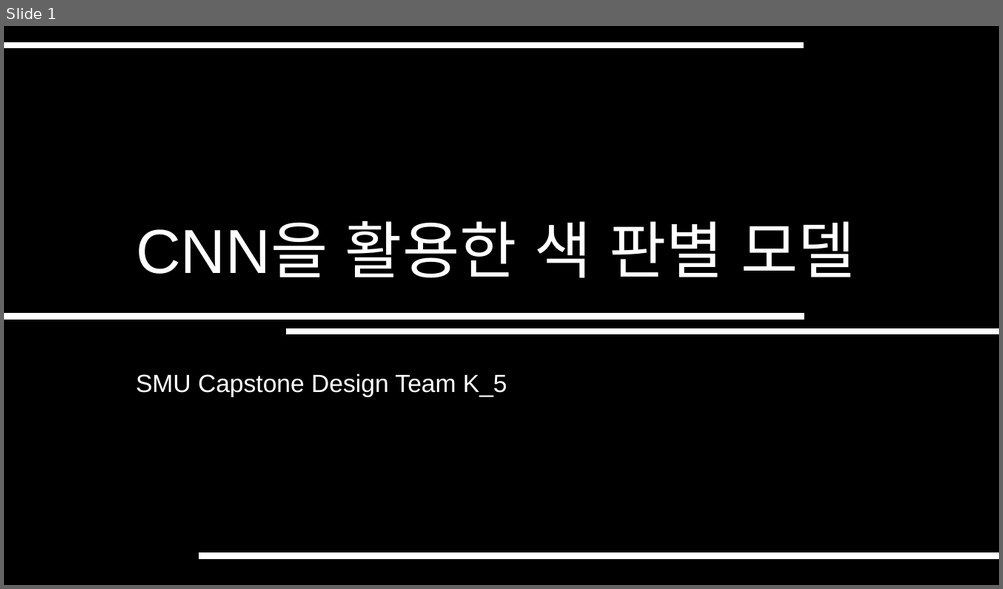
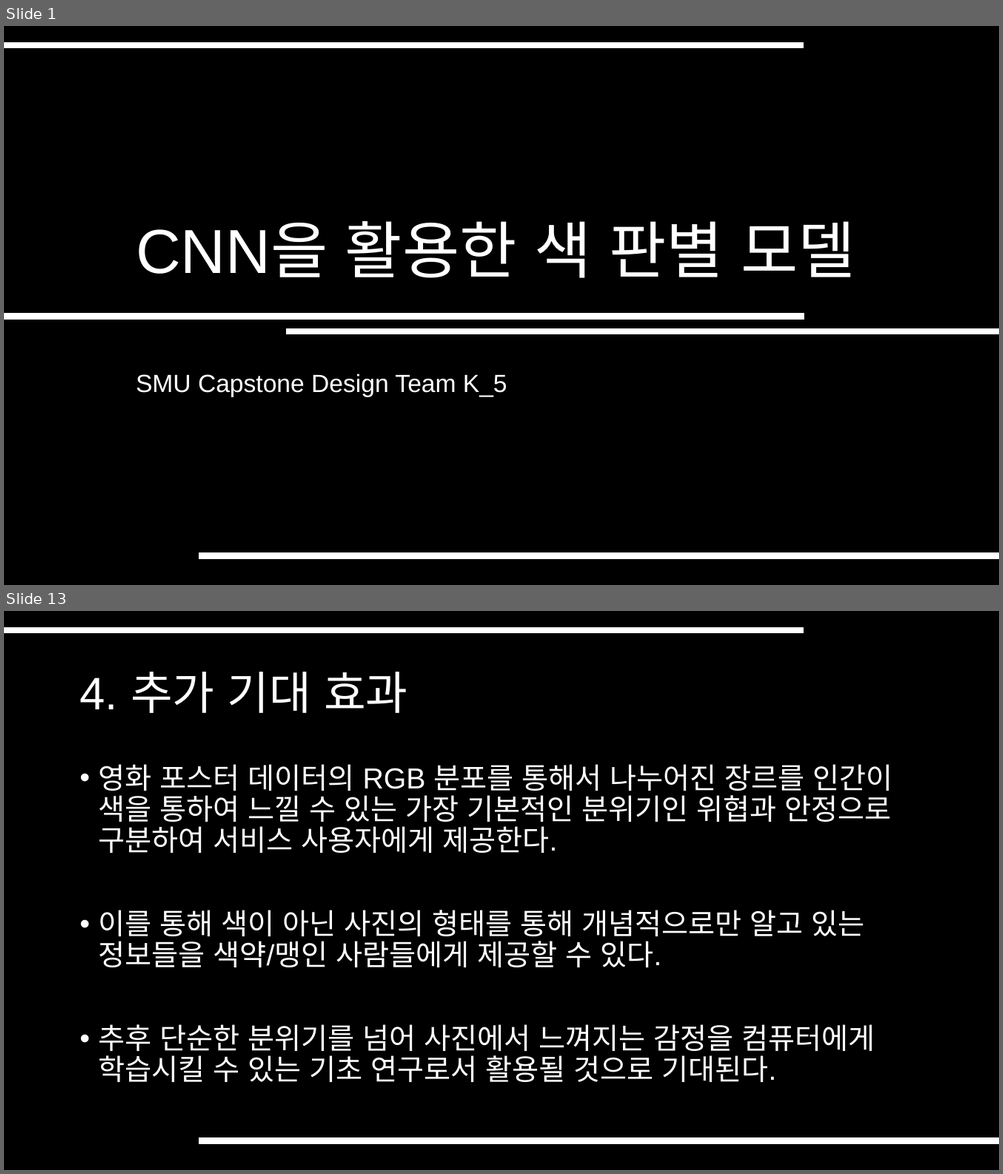
Before and after one commit to SeungHwanK/Team-K_5, a slide deck: 2. 김종욱 교수님 미팅 준비 자료/Subjects.pptx. Shown one above the other, each under a label of ours: slide 1 before the commit, slides 1 and 13 after it; the slides between them are not shown. The pictures are 1003x589 and 1003x1174 pixels, drawn with LibreOffice and Linux fonts; fonts in the diff are those of the drawing. Boxes give left, top, right and bottom in pixels: in the first picture for what was removed or moved away, otherwise in the second. Text is boxed around its words. In the diff, an @@ line names an element or a change of style, - is before the commit and + after.

Commit message:
[#0002-3] 김종욱 교수님 미팅 자료 작성
[2번 과제]
ppt v.1.0.0 업로드
변경사항
- 2번 항목 내용 보강
- 4번 항목 내용 추가

```diff
--- a/2. 김종욱 교수님 미팅 준비 자료/Subjects.pptx
+++ b/2. 김종욱 교수님 미팅 준비 자료/Subjects.pptx
@@ slide 13 added at bbox=[4, 611, 999, 1170], background #000000; not listed: 1 template element that a slide beside it also shows @@
@@ title added at bbox=[79, 672, 407, 713], 44 pt, text #FFFFFF @@
+4. 추가 기대 효과
@@ text added at bbox=[99, 764, 892, 1082], 28 pt, text #FFFFFF @@
+• 영화 포스터 데이터의 RGB 분포를 통해서 나누어진 장르를 인간이 색을 통하여 느낄 수 있는 가장 기본적인 분위기인 위협과 안정으로 구분하여 서비스 사용자에게 제공한다.
+• 이를 통해 색이 아닌 사진의 형태를 통해 개념적으로만 알고 있는 정보들을 색약/맹인 사람들에게 제공할 수 있다.
+• 추후 단순한 분위기를 넘어 사진에서 느껴지는 감정을 컴퓨터에게 학습시킬 수 있는 기초 연구로서 활용될 것으로 기대된다.
@@ line added from (199, 1142) to (999, 1142), #FFFFFF 6 pt @@
```
Also in this commit, not shown: 9 slides changed, 2 other slides added, 1 slide removed.
